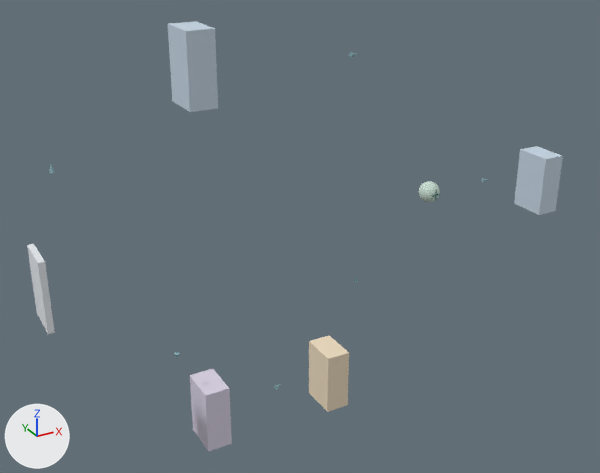
A saved change to the glTF model docs/gallery/global-local-attention.glb.
Rendered twice from a 50 mm camera at (-4.2, -26.5, 5.7) aimed at (10.1, -0.5, -7.3). Arrows for +X, +Y and +Z are at lower left; the lights stay in place. The first picture is the older version. Vertices at exactly the same position are counted once.

In view in the first picture: '1×1 +3×3 · local features', 'Cross-shaped · context pooling', 'Features', 'Separable · projection', 'Window attention' and 1 more.
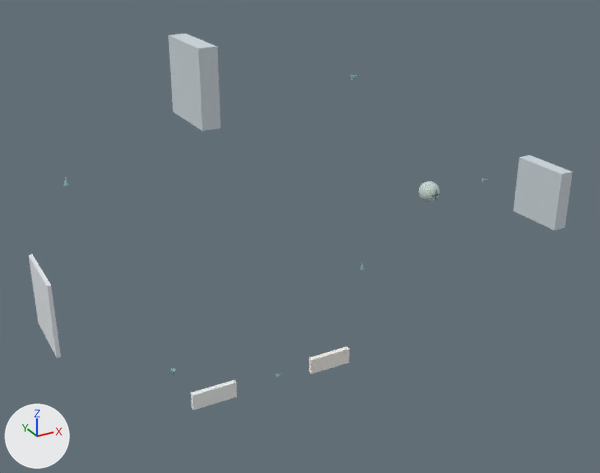
Changed parts and their boxes [x1, y1, x2, y2] in the pictures (600 x 473 px):
```json
{"object": "1×1 +3×3 · local features", "change": "moved, rescaled", "before": [168, 21, 218, 112], "after": [168, 34, 221, 131], "on screen": "7% taller"}
{"object": "Separable · projection", "change": "moved, rescaled", "before": [514, 146, 563, 215], "after": [513, 155, 573, 230], "on screen": "22% wider, 9% taller"}
{"object": "Window attention", "change": "moved, rescaled", "before": [190, 369, 232, 451], "after": [191, 380, 237, 410], "on screen": "9% wider, 63% shorter"}
{"object": "Cross-shaped · context pooling", "change": "recoloured, moved, rescaled", "before": [309, 335, 349, 412], "after": [309, 347, 349, 374], "on screen": "64% shorter"}
{"object": "Features", "change": "moved, rescaled", "before": [27, 244, 55, 334], "after": [29, 254, 61, 358], "on screen": "14% wider, 15% taller"}
```

Edits to the scene script, one JSON object a line:
```json
{"op": "set", "path": "mat_pool.base_color", "old": "(0.843, 0.71, 0.518)", "new": "(0.902, 0.878, 0.835)", "note": "beige #eddbbf -> white #f4f1ec"}
{"block": "me_x_1", "where": "# used by ob_features; location = (0.0, 0.0, 0.0)"}
{"op": "remove", "block": "me_x_1", "code": "me_x_1.from_pydata(...)  # 8 vertices, 12 faces; spans x 0.0..0.22, y -1.6..0.0, z -8.28..-5.68"}
{"op": "add", "block": "me_x_1", "code": "me_x_1.from_pydata(...)  # 8 vertices, 12 faces; spans x 0.0..0.13, y -2.6..0.0, z -8.65..-6.05"}
{"block": "me_x_1", "change": "me_x_1 part 1: the whole mesh is scaled about its middle by (0.591, 1.62, 1), then moved by (-0.05, -0.5, -0.37)"}
{"block": "me_local_1", "where": "# used by ob_1_1__3_3___local_features; location = (0.0, 0.0, 0.0)"}
{"op": "remove", "block": "me_local_1", "code": "me_local_1.from_pydata(...)  # 8 vertices, 12 faces; spans x 5.4..6.4, y -1.6..0.0, z -1.48..1.12"}
{"op": "add", "block": "me_local_1", "code": "me_local_1.from_pydata(...)  # 8 vertices, 12 faces; spans x 5.4..6.03, y -2.6..0.0, z -1.85..0.75"}
{"block": "me_local_1", "change": "me_local_1 part 2: the whole mesh is scaled about its middle by (0.63, 1.62, 1), then moved by (-0.18, -0.5, -0.37)"}
{"block": "me_win_1", "where": "# used by ob_window_attention; location = (0.0, 0.0, 0.0)"}
{"op": "remove", "block": "me_win_1", "code": "me_win_1.from_pydata(...)  # 8 vertices, 12 faces; spans x 5.4..6.4, y -1.6..0.0, z -15.08..-12.48"}
{"op": "add", "block": "me_win_1", "code": "me_win_1.from_pydata(...)  # 8 vertices, 12 faces; spans x 5.4..7.3, y -0.22..0.0, z -14.0..-13.3"}
{"block": "me_win_1", "change": "me_win_1 part 3: the whole mesh is scaled about its middle by (1.9, 0.137, 0.269), then moved by (0.45, 0.69, 0.13)"}
{"block": "me_cross_1", "where": "# used by ob_cross_shaped___context_pooling; location = (0.0, 0.0, 0.0)"}
{"op": "remove", "block": "me_cross_1", "code": "me_cross_1.from_pydata(...)  # 8 vertices, 12 faces; spans x 10.8..11.8, y -1.6..0.0, z -15.08..-12.48"}
{"op": "add", "block": "me_cross_1", "code": "me_cross_1.from_pydata(...)  # 8 vertices, 12 faces; spans x 10.8..12.7, y -0.22..0.0, z -14.0..-13.3"}
{"block": "me_cross_1", "change": "me_cross_1 part 4: the whole mesh is scaled about its middle by (1.9, 0.137, 0.269), then moved by (0.45, 0.69, 0.13)"}
{"block": "me_proj_1", "where": "# used by ob_separable___projection; location = (0.0, 0.0, 0.0)"}
{"op": "remove", "block": "me_proj_1", "code": "me_proj_1.from_pydata(...)  # 8 vertices, 12 faces; spans x 21.6..22.6, y -1.6..0.0, z -8.28..-5.68"}
{"op": "add", "block": "me_proj_1", "code": "me_proj_1.from_pydata(...)  # 8 vertices, 12 faces; spans x 21.6..22.23, y -2.6..0.0, z -8.65..-6.05"}
{"block": "me_proj_1", "change": "me_proj_1 part 5: the whole mesh is scaled about its middle by (0.63, 1.62, 1), then moved by (-0.19, -0.5, -0.37)"}
```
